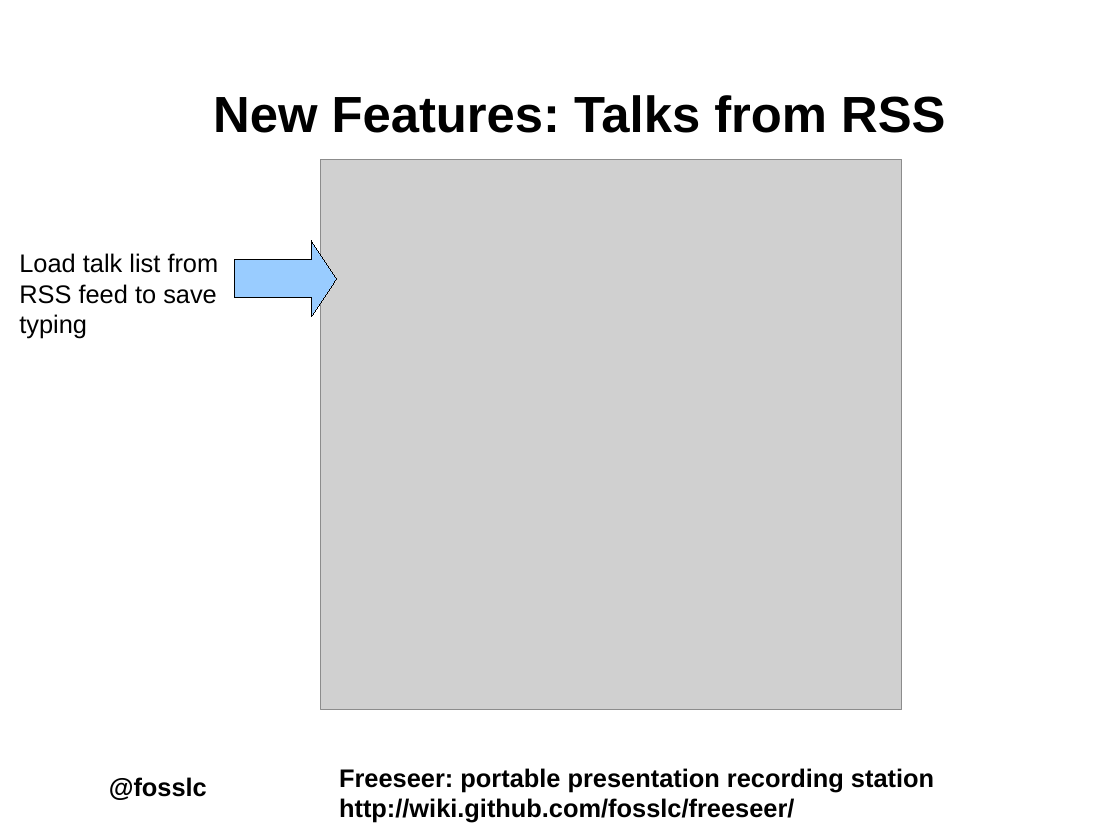
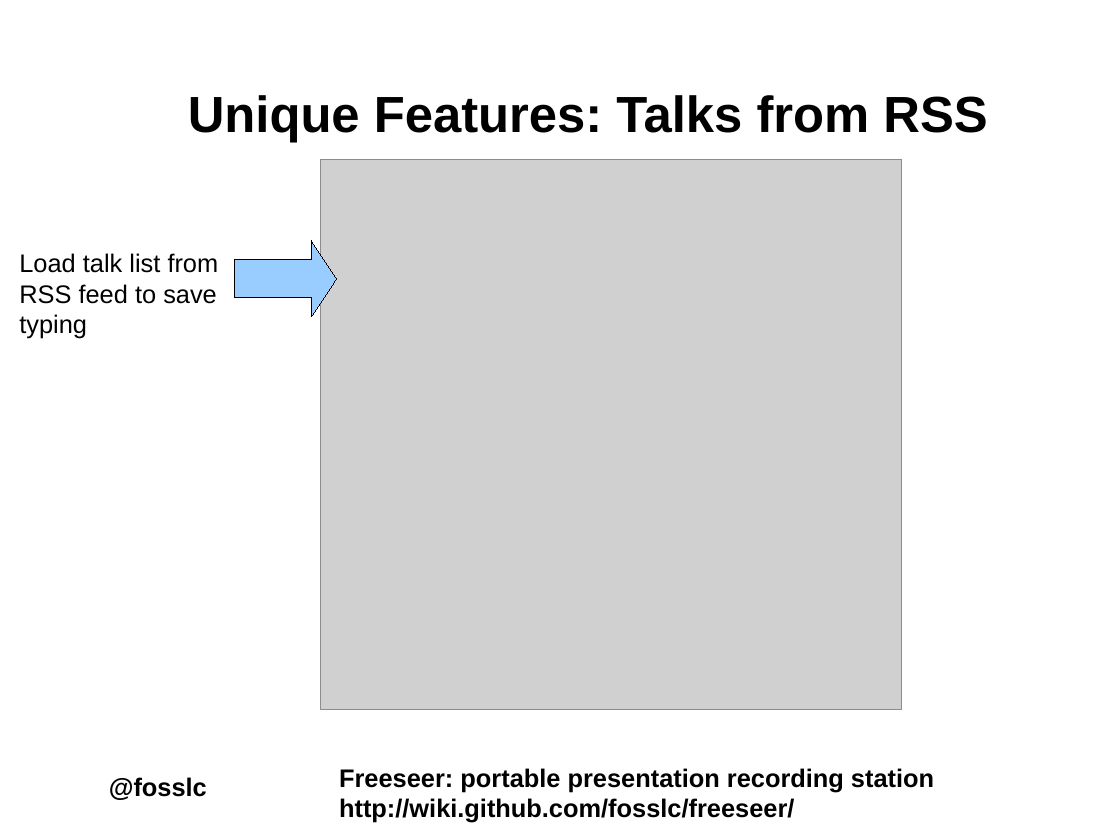
Before and after one commit to Freeseer/freeseer, a slide deck: slide 10 of docs/presentations/intro/freeseer_intro.odp. Drawn at 1120x840 pixels with LibreOffice and Linux fonts; fonts in the diff are those of the drawing; grey boxes stand for pictures; background and template pictures are left out. Boxes give left, top, right and bottom in pixels: in the first picture for what was removed or moved away, otherwise in the second. Text is boxed around its words. In the diff, an @@ line names an element or a change of style, - is before the commit and + after.

```diff
--- a/docs/presentations/intro/freeseer_intro.odp
+++ b/docs/presentations/intro/freeseer_intro.odp
@@ text at (188,95,987,142): text changed @@
-New Features: Talks from RSS
+Unique Features: Talks from RSS
```
Also in this commit, not shown: 4 other slides changed, 1 slide added.
